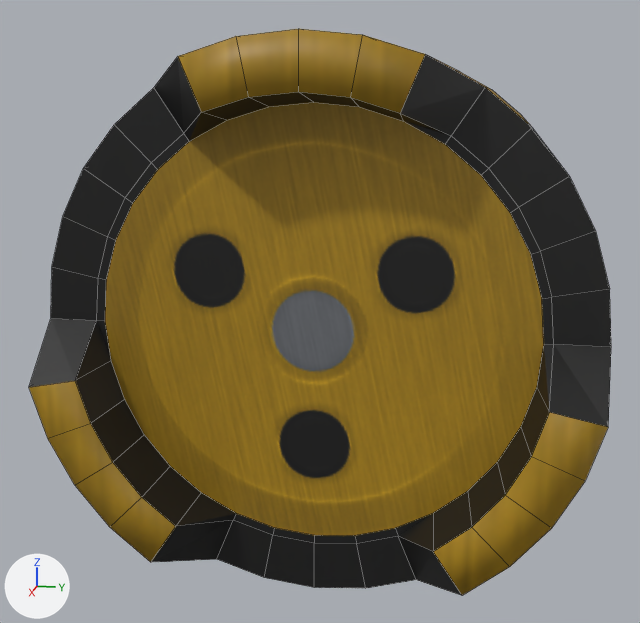
What one commit did to the Blender file Assets/homestead/base pieces/models/socket.blend.
One viewpoint serves both versions: a camera (50 mm lens) standing at (0.815, 0.101, 0.134) and looking at (0.238, -0.015, -0.01). The axes (+X, +Y, +Z) are drawn at lower left. The lights are the same throughout. Mesh edges are drawn as thin lines.
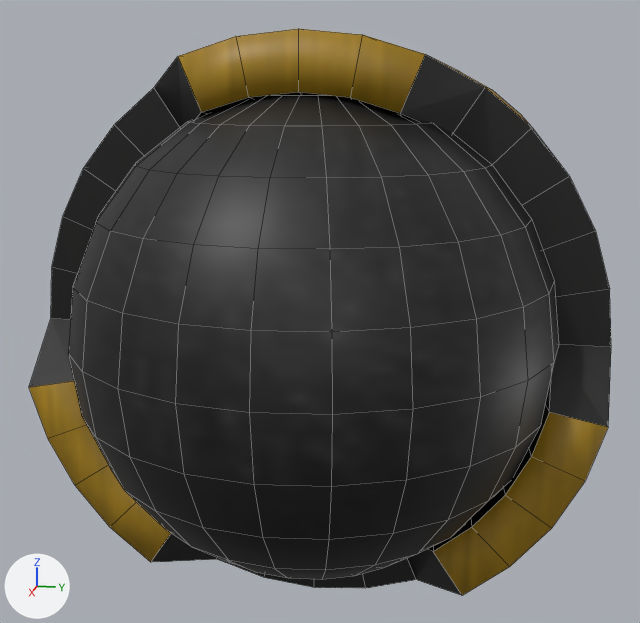
Edits to the bpy script that builds the scene:
```text
Add me_sphere:
    me_sphere.from_pydata(...)  # 145 vertices, 144 faces; spans x 0.0..1.0, y -1.0..1.0, z -1.0..1.0
    me_sphere.polygons.foreach_set('use_smooth', [True] * 144)
    me_sphere.materials.append(mat_gas_diffuse_jpg_001)  # picture img_gas_diffuse_jpg_001
Add ob_plugend:
    ob_plugend = bpy.data.objects.new('plugEnd', me_sphere)
    ob_plugend.location = (0.3286, 0.0, 0.0)
    ob_plugend.scale = (0.137, 0.137, 0.137)
```

What differs and where, as boxes (x1, y1, x2, y2) in the pictures (640 x 623 px):
'plugEnd', added (black)
    after: (68, 94, 559, 579)
'Cylinder', unchanged, covered by the edit
    both: (29, 29, 611, 595)
